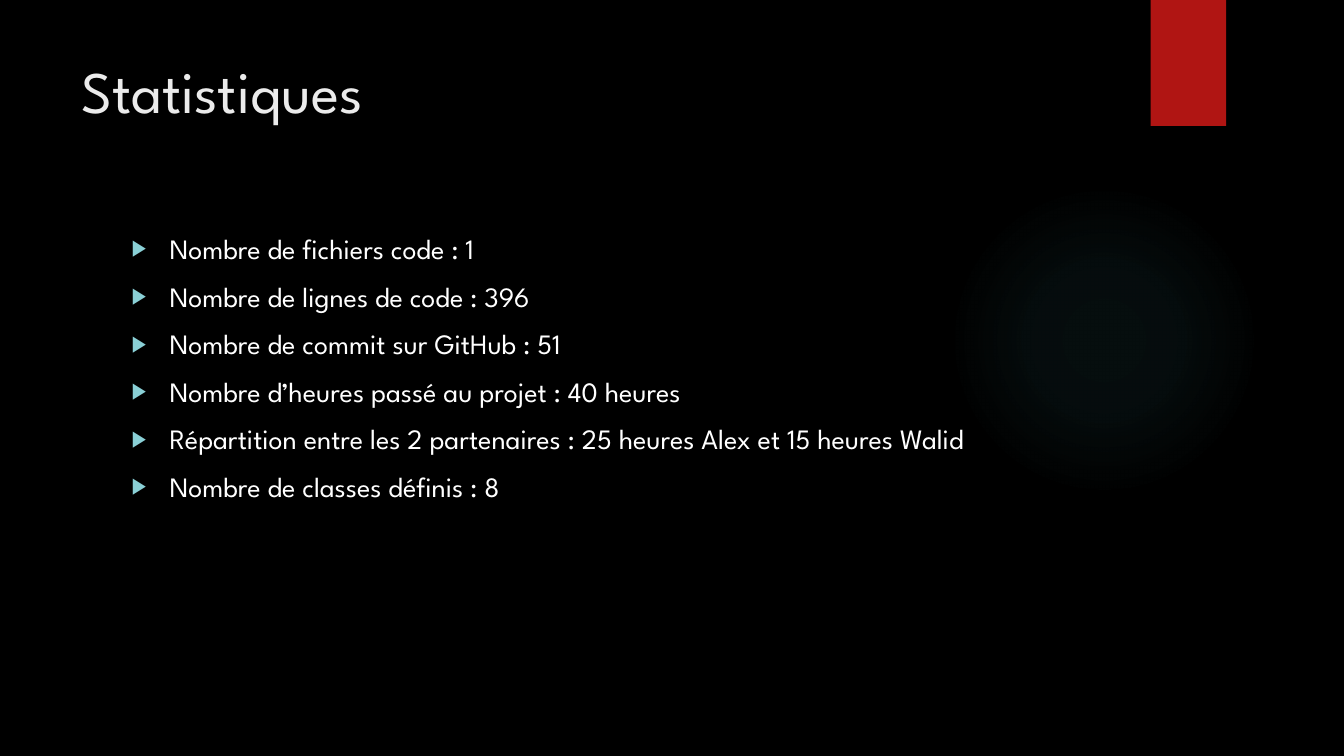
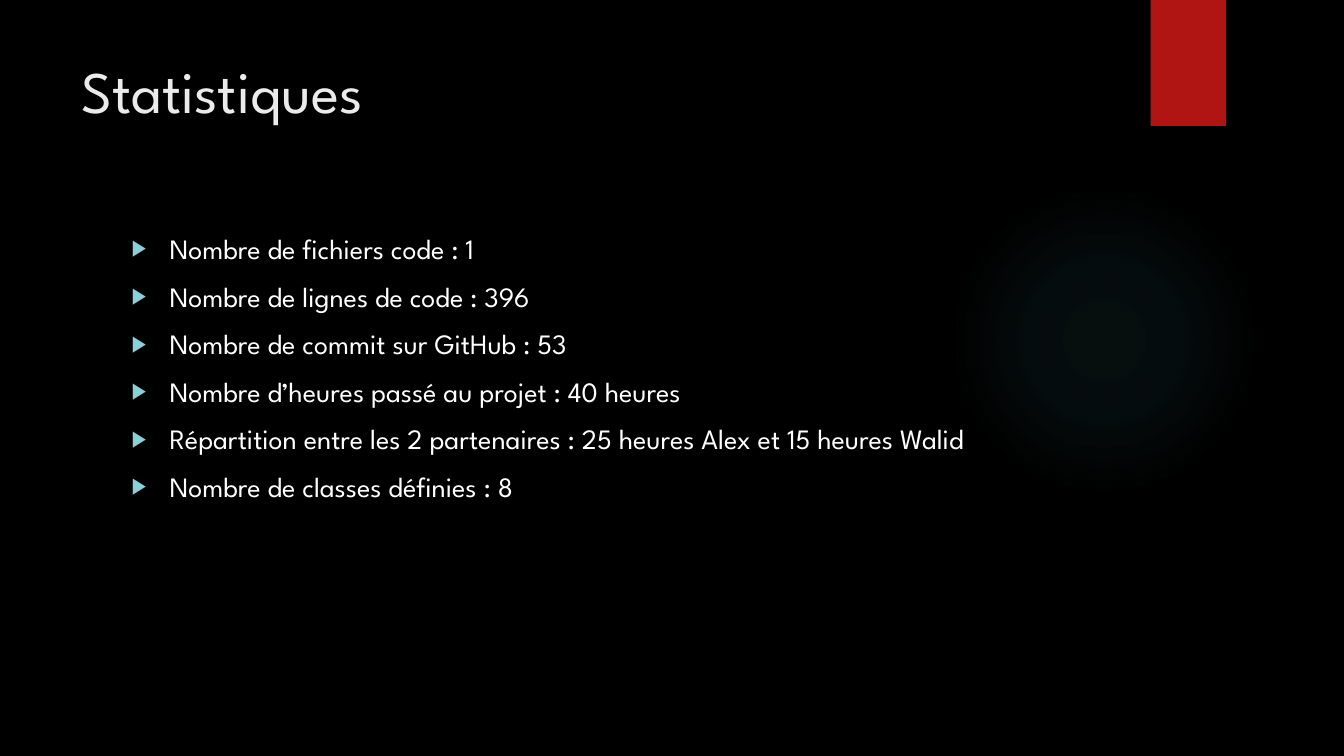
Before and after one commit to Bugnon/oc-2021, a slide deck: slide 4 of src/projet/projet3/Powerpoint_pacman.pptx. Drawn at 1344x756 pixels with LibreOffice and Linux fonts; fonts in the diff are those of the drawing; background and template pictures are left out. Boxes give left, top, right and bottom in pixels: in the first picture for what was removed or moved away, otherwise in the second. Text is boxed around its words. In the diff, an @@ line names an element or a change of style, - is before the commit and + after.

```diff
--- a/src/projet/projet3/Powerpoint_pacman.pptx
+++ b/src/projet/projet3/Powerpoint_pacman.pptx
@@ text at bbox=[170, 334, 566, 355]: text changed @@
-▶ Nombre de commit sur GitHub : 51
+▶ Nombre de commit sur GitHub : 53
@@ text at bbox=[170, 477, 513, 498]: text changed @@
-▶ Nombre de classes définis : 8
+▶ Nombre de classes définies : 8
```
Also in this commit, not shown: 3 other slides changed, 1 other file.
